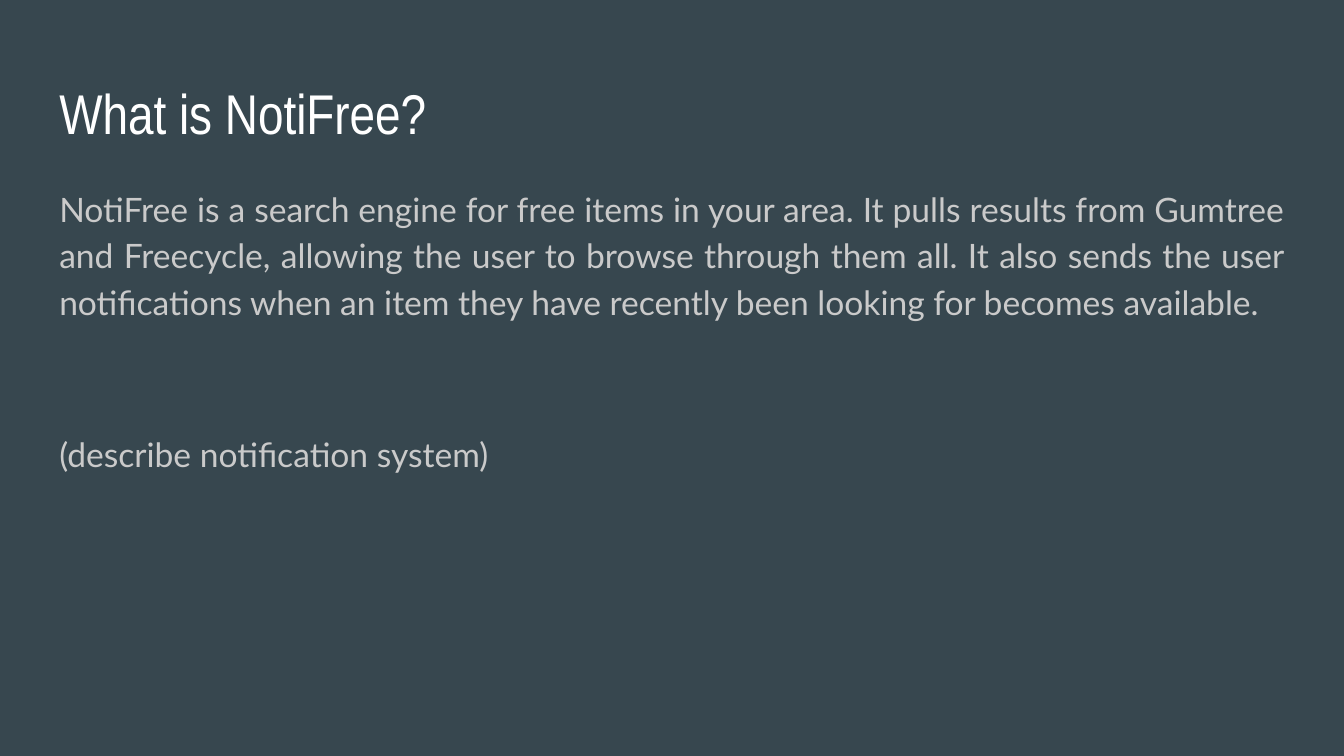
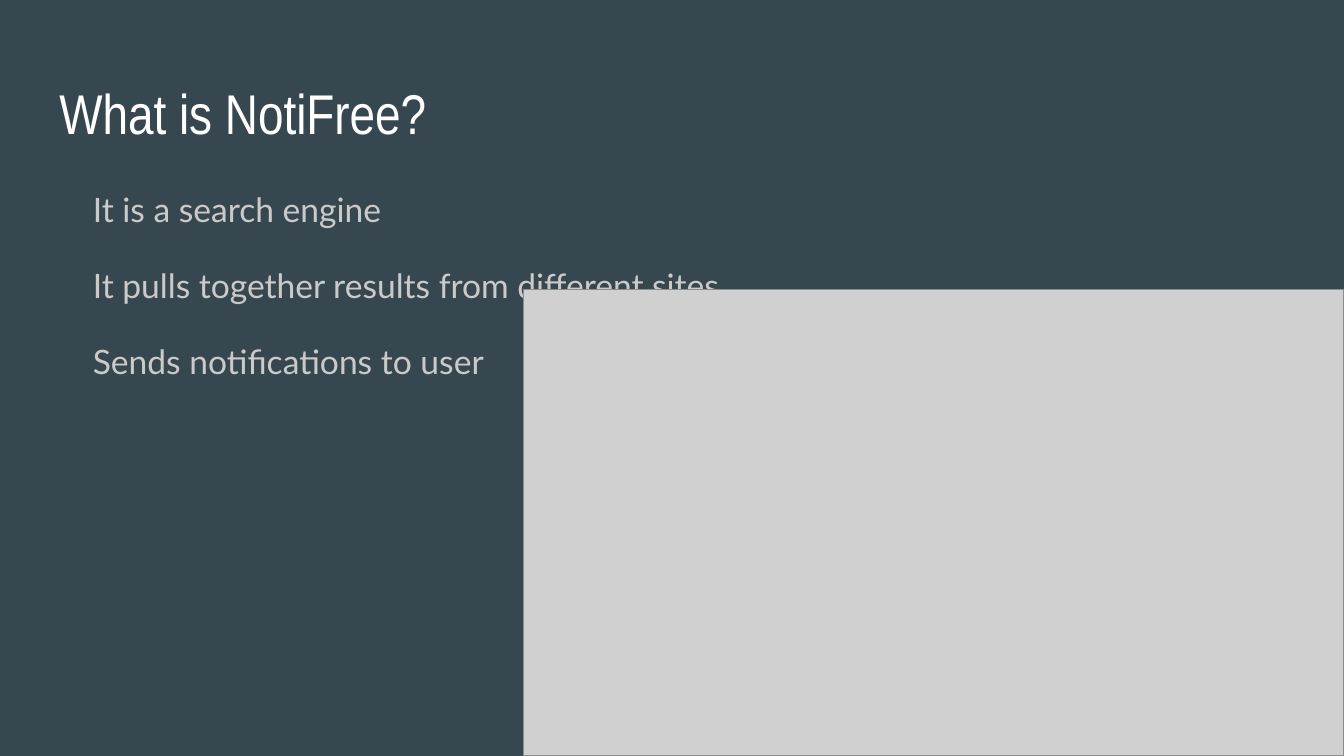
Before and after one commit to davidferguson/itemswap, a slide deck: slide 2 of NotiFree.pptx. Drawn at 1344x756 pixels with LibreOffice and Linux fonts; fonts in the diff are those of the drawing; grey boxes stand for pictures. Boxes give left, top, right and bottom in pixels: in the first picture for what was removed or moved away, otherwise in the second. Text is boxed around its words. In the diff, an @@ line names an element or a change of style, - is before the commit and + after.

Commit message:
updated presentation thingy (not finished)

```diff
--- a/NotiFree.pptx
+++ b/NotiFree.pptx
@@ text at [93,197,719,374]: text changed @@
-NotiFree is a search engine for free items in your area. It pulls results from Gumtree and Freecycle, allowing the user to browse through them all. It also sends the user notifications when an item they have recently been looking for becomes available.
-(describe notification system)
+It is a search engine
+It pulls together results from different sites
+Sends notifications to user
@@ picture added at [523,289,1344,755] @@
```
